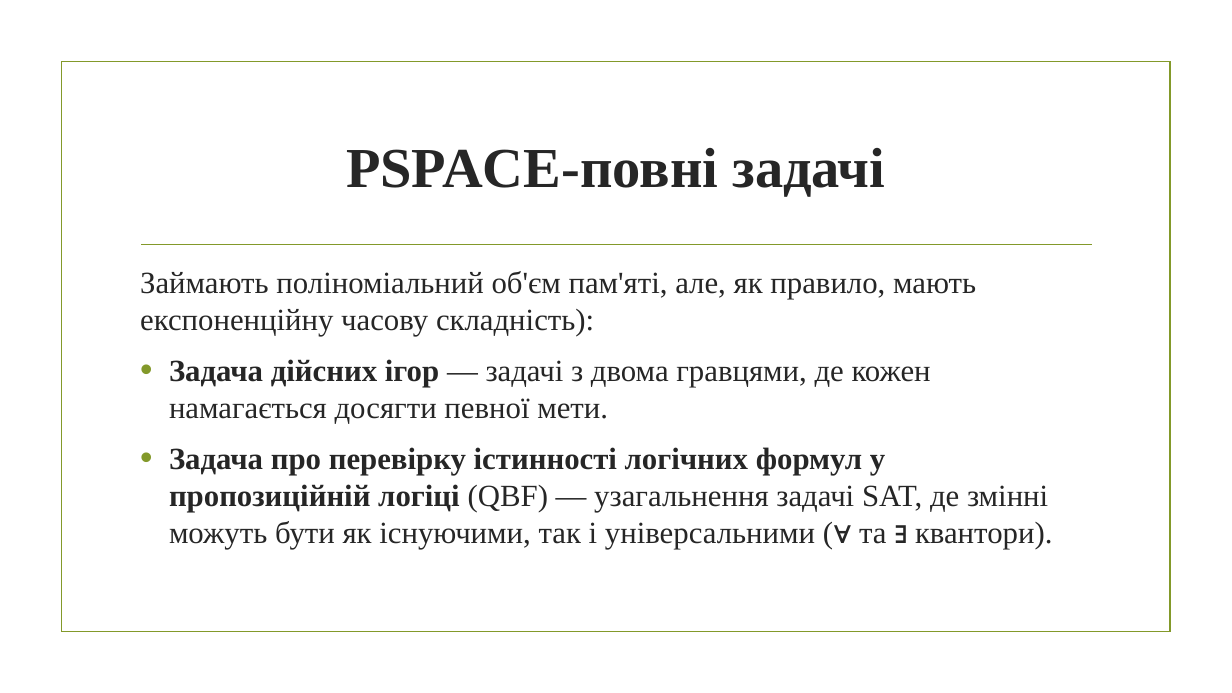
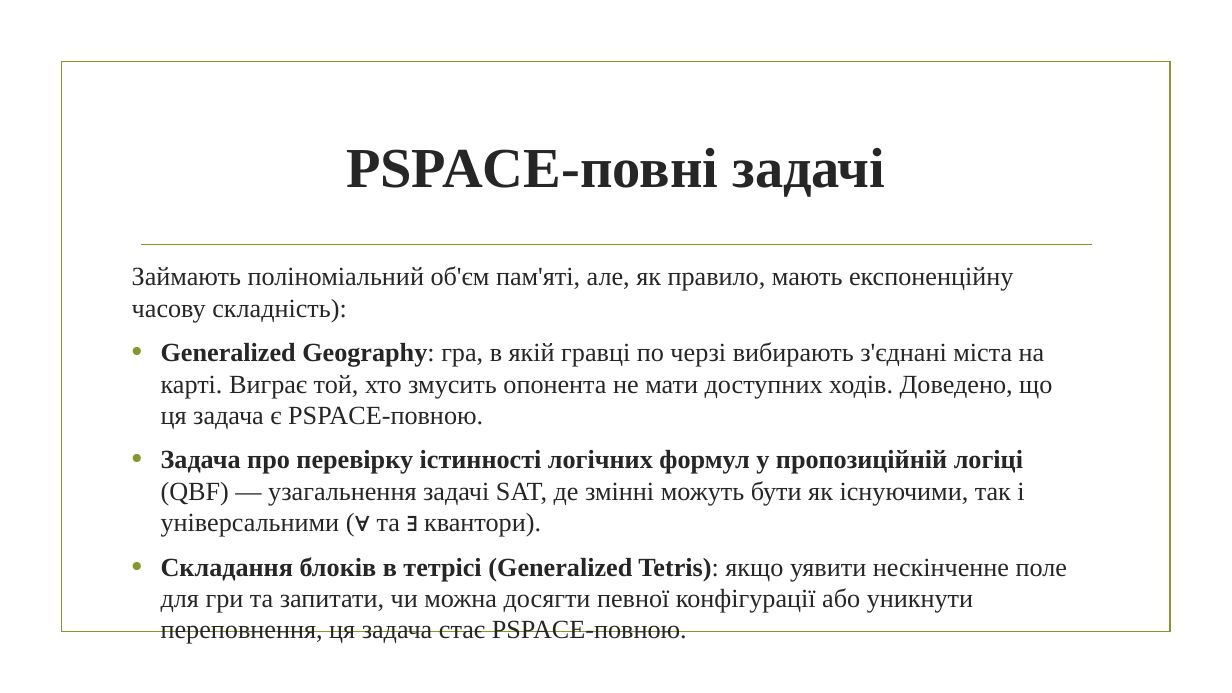
Before and after one commit to mecchmatProjects/Facultative, a slide deck: slide 9 of Lect2.pptx. Drawn at 1232x693 pixels with LibreOffice and Linux fonts; fonts in the diff are those of the drawing; background and template pictures are left out. Boxes give left, top, right and bottom in pixels: in the first picture for what was removed or moved away, otherwise in the second. Text is boxed around its words. In the diff, an @@ line names an element or a change of style, - is before the commit and + after.

Commit message:
new lecture

```diff
--- a/Lect2.pptx
+++ b/Lect2.pptx
@@ text "Займають поліноміальний об'єм пам'яті, але, ...": place and size @@
-text "Займають поліноміальний об'єм пам'яті, але, ..." at [140, 271, 1053, 549]
+text "Займають поліноміальний об'єм пам'яті, але, ..." at [132, 266, 1067, 644]
@@ text at [132, 266, 1024, 537]: size 24 to 20.4 pt in "Займають поліноміальний об'єм пам'яті, але, як правило, ...", "Задача про перевірку істинності логічних формул у ..." @@
@@ text at [161, 342, 1052, 429]: text changed; size 24 to 20.4 pt @@
-• Задача дійсних ігор — задачі з двома гравцями, де кожен намагається досягти певної мети.
+• Generalized Geography: гра, в якій гравці по черзі вибирають з'єднані міста на карті. Виграє той, хто змусить опонента не мати доступних ходів. Доведено, що ця задача є PSPACE-повною.
@@ text at [161, 557, 1067, 644]: paragraph added @@
+• Складання блоків в тетрісі (Generalized Tetris): якщо уявити нескінченне поле для гри та запитати, чи можна досягти певної конфігурації або уникнути переповнення, ця задача стає PSPACE-повною.
```
Also in this commit, not shown: 5 other slides changed, 15 other files.
